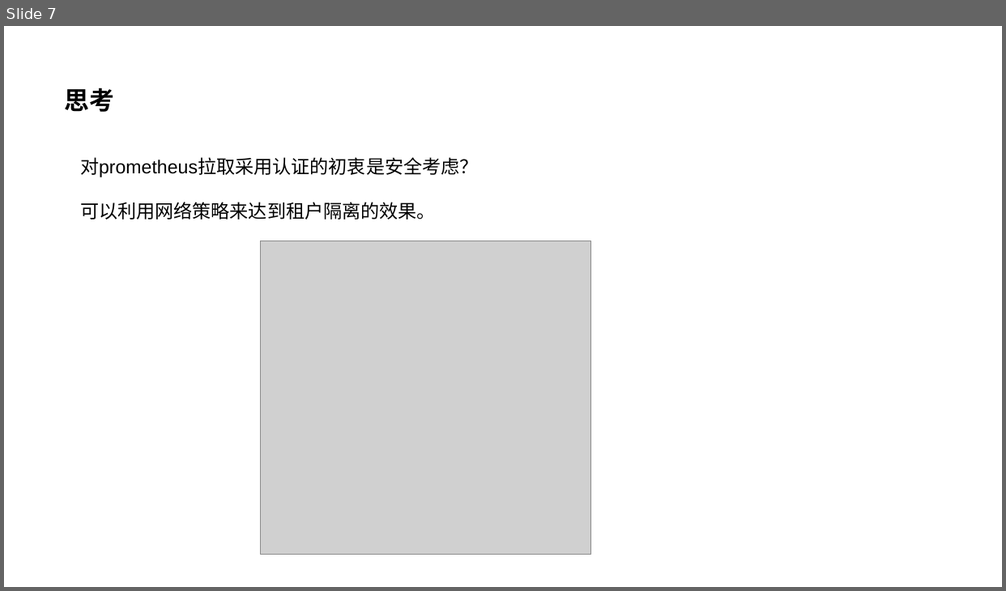
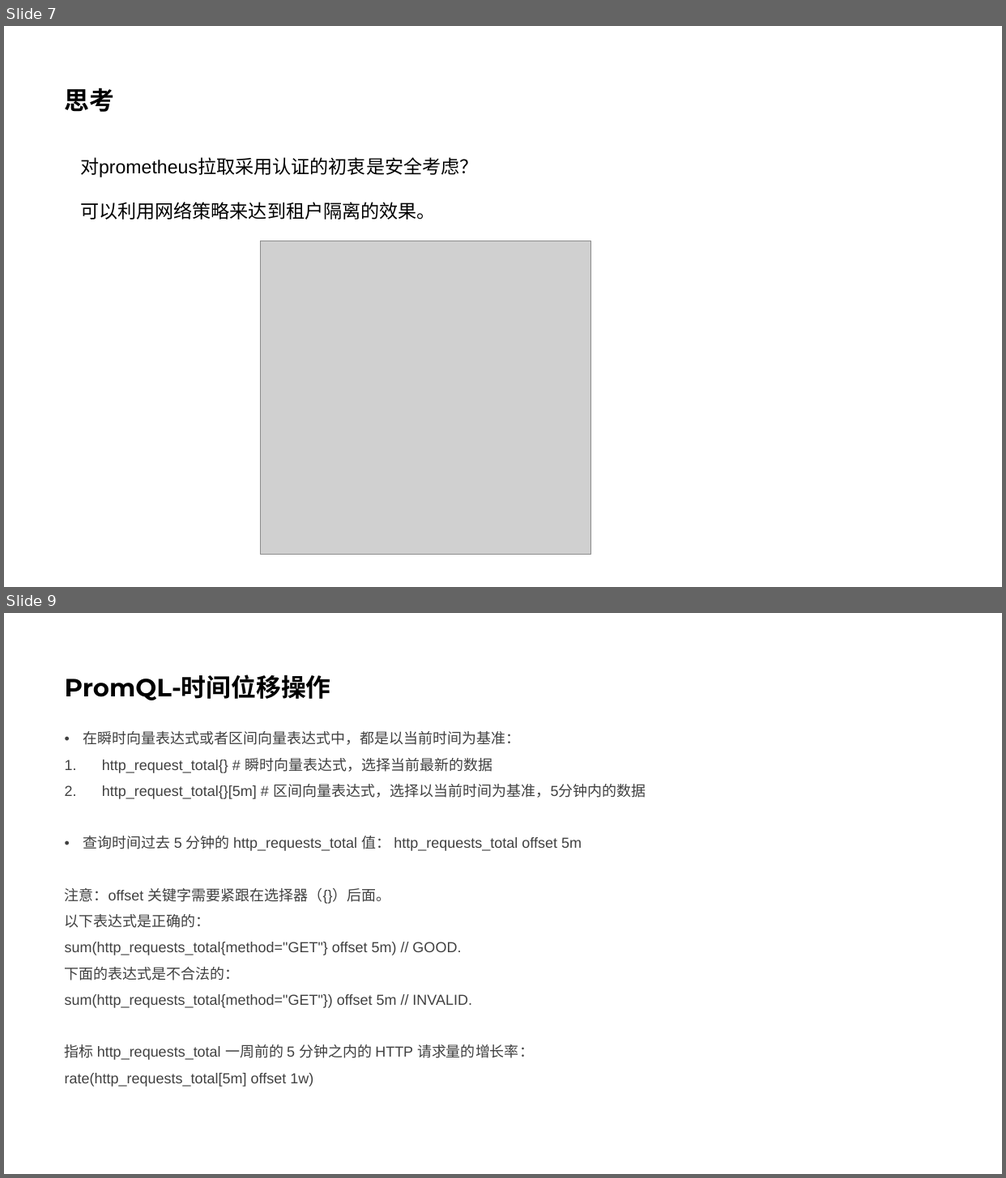
Before and after one commit to honglei24/k8s_prometheus, a slide deck: research/k8s_prometheus.pptx. Shown one above the other, each under a label of ours: slide 7 before the commit, slides 7 and 9 after it; the slides between them are not shown. The pictures are 1006x591 and 1006x1178 pixels, drawn with LibreOffice and Linux fonts; fonts in the diff are those of the drawing; grey boxes stand for pictures. Boxes give left, top, right and bottom in pixels: in the first picture for what was removed or moved away, otherwise in the second. Text is boxed around its words. In the diff, an @@ line names an element or a change of style, - is before the commit and + after.

```diff
--- a/research/k8s_prometheus.pptx
+++ b/research/k8s_prometheus.pptx
@@ slide 9 added at box(4, 613, 1002, 1174), background #FFFFFF @@
@@ title added at box(65, 675, 331, 700), 24 pt, text #000000, bold @@
+PromQL-时间位移操作
@@ text added at box(65, 731, 646, 1087), 14 pt, text #404040 @@
+• 在瞬时向量表达式或者区间向量表达式中，都是以当前时间为基准：
+1. http_request_total{} # 瞬时向量表达式，选择当前最新的数据
+2. http_request_total{}[5m] # 区间向量表达式，选择以当前时间为基准，5分钟内的数据
+• 查询时间过去 5 分钟的 http_requests_total 值： http_requests_total offset 5m
+注意：offset 关键字需要紧跟在选择器（{}）后面。
+以下表达式是正确的：
+sum(http_requests_total{method="GET"} offset 5m) // GOOD.
+下面的表达式是不合法的：
+sum(http_requests_total{method="GET"}) offset 5m // INVALID.
+指标 http_requests_total 一周前的 5 分钟之内的 HTTP 请求量的增长率：
+rate(http_requests_total[5m] offset 1w)
```
Also in this commit, not shown: 4 other slides added, 2 other files.
